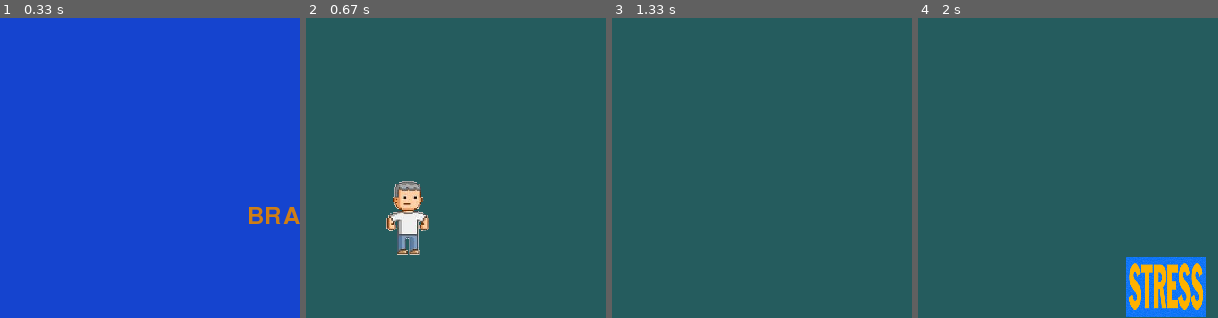
Above: before the commit, frames 1-4 (left to right).
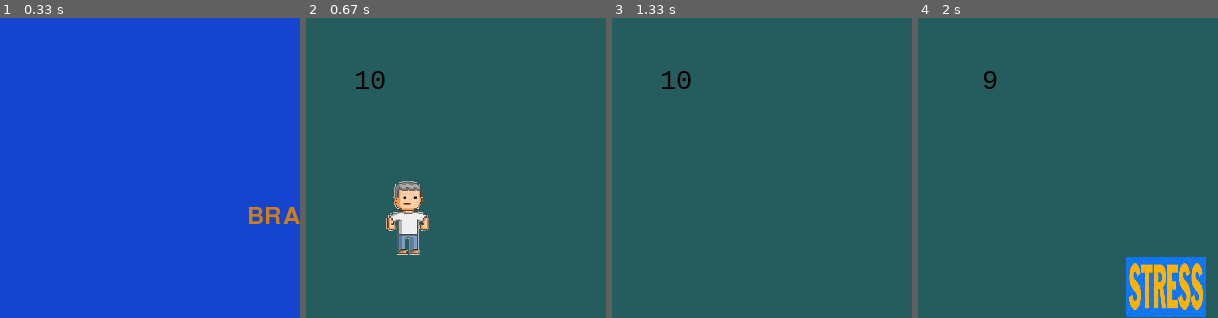
Above: after the commit, the same moments.

Repository: takanu10/pygame
Game: pygame game, started from brace.py
Same seed, same stepped clock (60 frames per second), same inputs: the game is played once before the commit and once after it.
Inputs (mouse positions are % of the whole screen's width and height, from its top left):
- Up to frame 1 (0.33 s): no input
- Up to frame 2 (0.67 s): click (48, 67) at 0.38 s
- Up to frame 3 (1.33 s): hold Right 0.67-1.13 s; hold Up from 1.17 s (still down)
- Up to frame 4 (2 s): release Up at 1.47 s; hold Right 1.5-1.97 s
The pictures show only the part of the screen within x 0-50%, y 0-50%; the shares and areas given below are measured in that part.

Frame 1 is identical in both runs. In frame 2, 0.2% of the frame differs, in the area x 16-27%, y 17-24%; in frame 3, 0.2%; in frame 4, 0.1%.

Commit message:
added timer + support functionality

Diff:
--- a/screens/game.py
+++ b/screens/game.py
@@ -19,6 +19,10 @@
         )
         #object that tracks time
         self.clock = pygame.time.Clock()
+        self.counter, self.text = 10, '10'.rjust(3)
+        self.font = pygame.font.SysFont('Consolas', 30)
+
+
         # put all sprites in groups
         self.enemies = pygame.sprite.Group()
         self.supports = pygame.sprite.Group()
@@ -29,7 +33,8 @@
         #broadcasts the custom event after specified time
         self.ADDENEMY = pygame.time.set_timer(pygame.USEREVENT, 1000)
         self.ADDSUPPORT = pygame.time.set_timer(pygame.USEREVENT + 1, 5000)
-        #self.TIMER = pygame.time.set_timer(pygame.USEREVENT + 2, 5000)
+        #every second, the counter goes down
+        self.TIMER = pygame.time.set_timer(pygame.USEREVENT + 2, 1000)
 
     def update(self):
         """Method that updates key presses"""
@@ -66,6 +71,8 @@
         self.quit.rect.y = 5
         self.window.fill((37, 92, 94))
         self.sprites.draw(self.window)
+        self.window.blit(self.font.render(self.text, True, (0, 0, 0)), (32, 48))
+
 
     def manage_event(self, event):
         """Method that tracks key presses """
@@ -77,24 +84,25 @@
 
         if pygame.sprite.spritecollideany(self.player, self.supports):
             #if player hits support, time will go down
-            self.player.kill()
-            self.running = False
-            self.next_screen = "game_over"
+            self.counter += 5
 
         #custom event that adds the enemy sprite
+        #enemy
         elif event.type == pygame.USEREVENT:
             self.enemy = Enemy()
             self.enemies.add(self.enemy)
             self.sprites.add(self.enemy)
-        # elif event.type == ADDENEMY:
-        #     self.enemy = Enemy()
-        #     self.enemies.add(self.enemy)
-        #     self.sprites.add(self.enemy)
         #custom event that adds the support sprite
+        #support
         elif event.type == pygame.USEREVENT + 1:
             self.sup = Support()
             self.supports.add(self.sup)
             self.sprites.add(self.sup)
+        #custom event that handles timer counter
+        #timer
+        elif event.type == pygame.USEREVENT + 2:
+            self.counter -= 1
+            self.text = str(self.counter).rjust(3) if self.counter > 0 else 'boom!'
 
         # elif event.type == :
         #     counter -= 1
